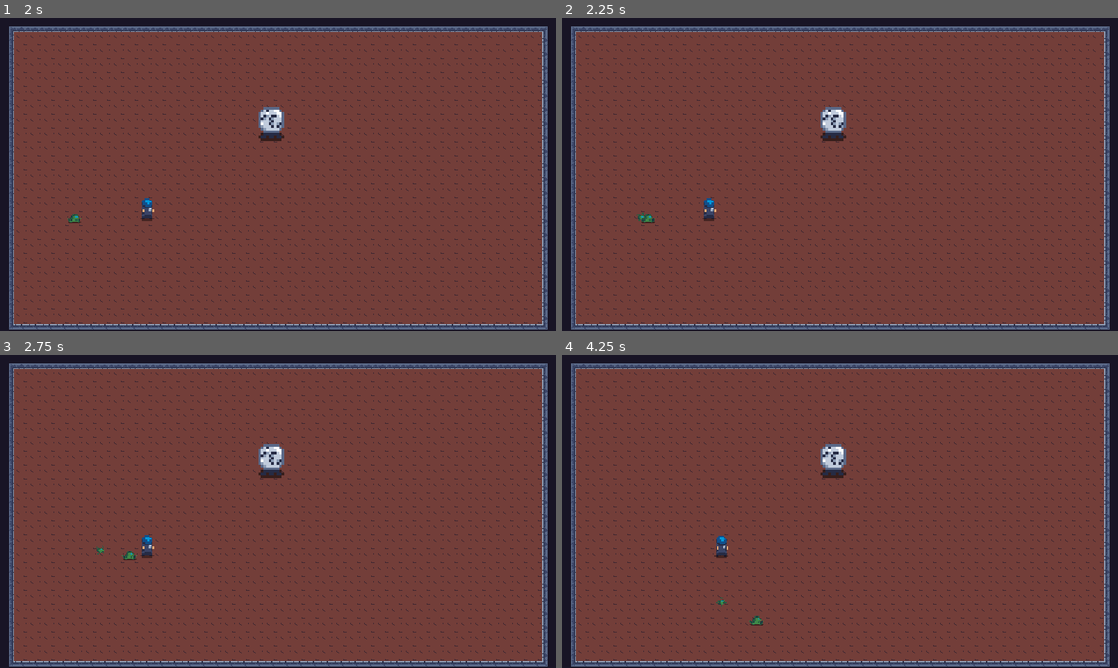
Above: before the commit, frames 1-4 (two rows, left to right).
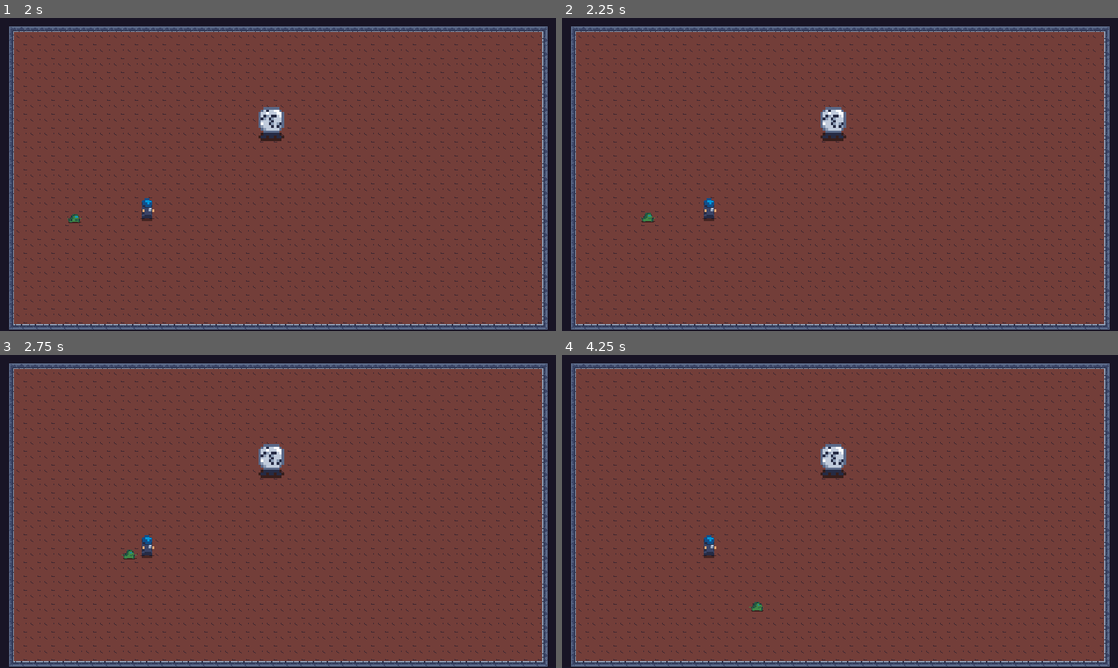
Above: after the commit, the same moments.

Repository: Arssin/ParasiteJam
Game: Godot game, scene res://scenes/main_scene.tscn
The game is run twice, just before and just after one commit, with the same random seed, the same clock (stepped at 60 frames per second) and the same inputs.
Inputs (mouse positions are in pixels of both pictures, inside the frame that each line leads up to):
- Up to frame 1 (2 s): click "PLAY" at 0.5 s; click "PLAY" at 1.25 s
- Up to frame 2 (2.25 s): tap Enter at 2 s; move the mouse to (962, 158) at 2.02 s; hold D (move_right) from 2.03 s (still down); click (962, 158) at 2.1 s
- Up to frame 3 (2.75 s): keep holding D (move_right)
- Up to frame 4 (4.25 s): move the mouse to (728, 527) at 2.77 s; release D (move_right) at 2.78 s; hold Down (move_down) 2.78-3.53 s; click (728, 527) at 2.85 s; move the mouse to (895, 442) at 3.52 s; hold D (move_right) from 3.53 s (still down); click (895, 442) at 3.6 s

Frame 1 is identical in both runs. In frame 2, less than 0.1% of the frame differs, in the area x 13-17%, y 62-66%; in frame 3, less than 0.1%; in frame 4, 0.4%, in the area x 25-37%, y 57-87%.

Commit message:
player shooting as him

Diff:
--- a/characters/player.gd
+++ b/characters/player.gd
@@ -16,15 +16,24 @@
 	var position_mouse_x = get_global_mouse_position().x
 
 	if Input.is_action_just_pressed("left_mouse"):
-		shoot(projectile)
+		shoot()
 
 	move_and_slide()
 
-func shoot(projectile):
-	var bullet = projectile.instantiate()
-	bullet.position = $".".global_position
-	bullet.direction = global_position.direction_to(get_global_mouse_position())
-	add_child(bullet)
+func shoot():
+	var mouse_position = get_global_mouse_position()
+	var direction = (mouse_position - global_position).normalized()
+	velocity = direction * player_speed
+
+	#while true:
+		#var move_and_collide_result = move_and_collide(velocity)
+		#if move_and_collide_result:
+			#if move_and_collide_result.collider:
+				#break
+	#var bullet = projectile.instantiate()
+	#bullet.position = $".".global_position
+	#bullet.direction = global_position.direction_to(get_global_mouse_position())
+	#add_child(bullet)
 
 func _input(_event: InputEvent) -> void:
 	var input_direction = Input.get_vector("move_left", "move_right","move_up", "move_down")
